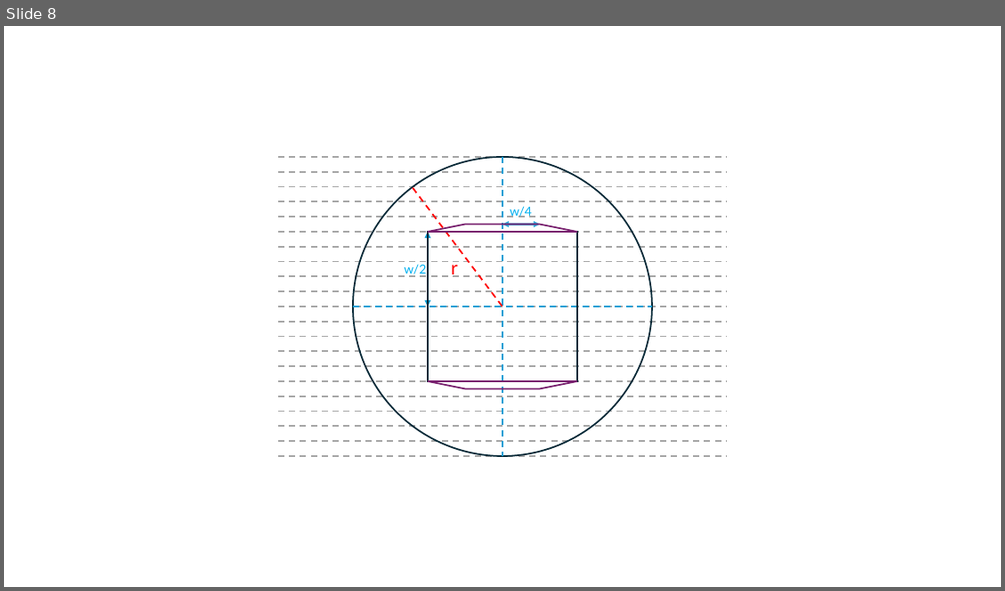
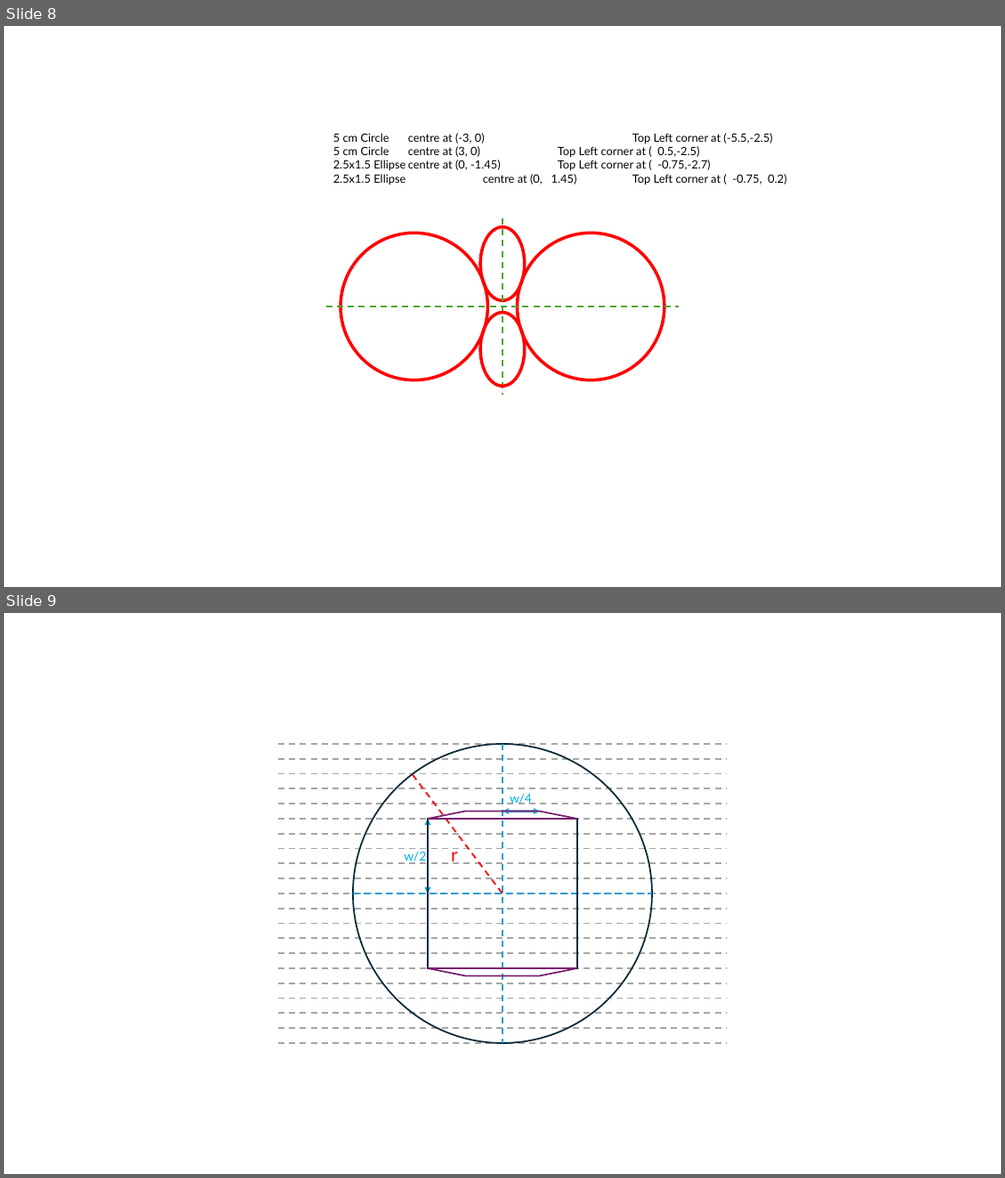
Before and after one commit to GregSal/StructureRelations, a slide deck: src/Images/Box_in_Circle/Box_in_Circle.pptx. Shown one above the other, each under a label of ours: slide 8 before the commit, slides 8 and 9 after it. The pictures are 1005x591 and 1005x1178 pixels, drawn with LibreOffice and Linux fonts; fonts in the diff are those of the drawing. Boxes give left, top, right and bottom in pixels: in the first picture for what was removed or moved away, otherwise in the second. Text is boxed around its words. In the diff, an @@ line names an element or a change of style, - is before the commit and + after.

```diff
--- a/src/Images/Box_in_Circle/Box_in_Circle.pptx
+++ b/src/Images/Box_in_Circle/Box_in_Circle.pptx
@@ slide 8 added at [4, 26, 1001, 587], background #FFFFFF @@
@@ text added at [333, 133, 786, 185], 11 pt, text #000000 @@
+5 cm Circle centre at (-3, 0) Top Left corner at (-5.5,-2.5)
+5 cm Circle centre at (3, 0) Top Left corner at ( 0.5,-2.5)
+2.5x1.5 Ellipse centre at (0, -1.45) Top Left corner at ( -0.75,-2.7)
+2.5x1.5 Ellipse centre at (0, 1.45) Top Left corner at ( -0.75, 0.2)
@@ ellipse added at [340, 233, 488, 380], outline #FF0000 3 pt @@
@@ ellipse added at [480, 227, 525, 300], outline #FF0000 3 pt @@
@@ line added from (502, 218) to (502, 394), #4EA72E 1.5 pt dashed @@
@@ ellipse added at [517, 233, 664, 380], outline #FF0000 3 pt @@
@@ line added from (325, 306) to (680, 306), #4EA72E 1.5 pt dashed @@
@@ ellipse added at [480, 313, 525, 386], outline #FF0000 3 pt @@
@@ what was slide 8 is now slide 9 @@
```
Also in this commit, not shown: 1 other slide added, 1 slide removed, 5 other files.
